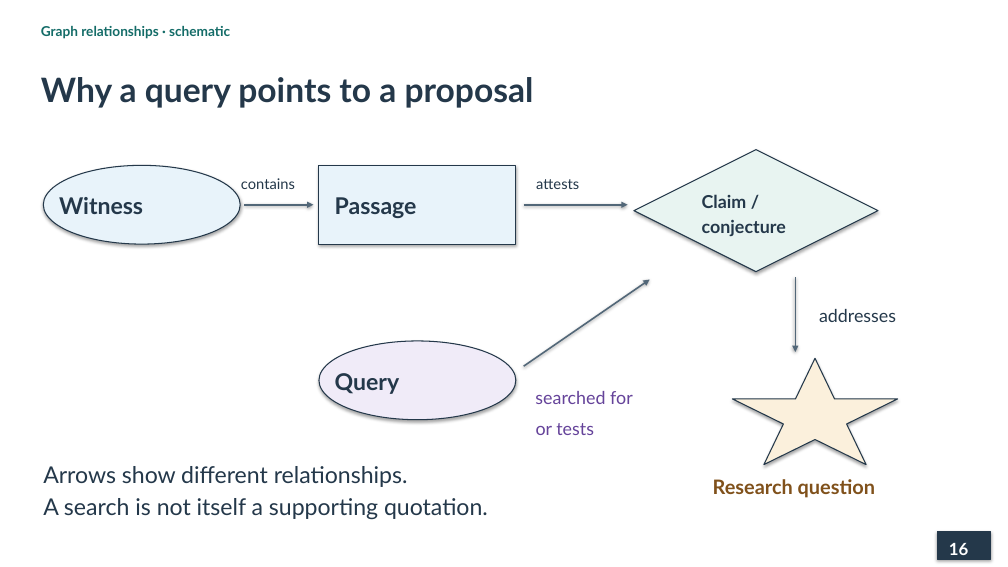
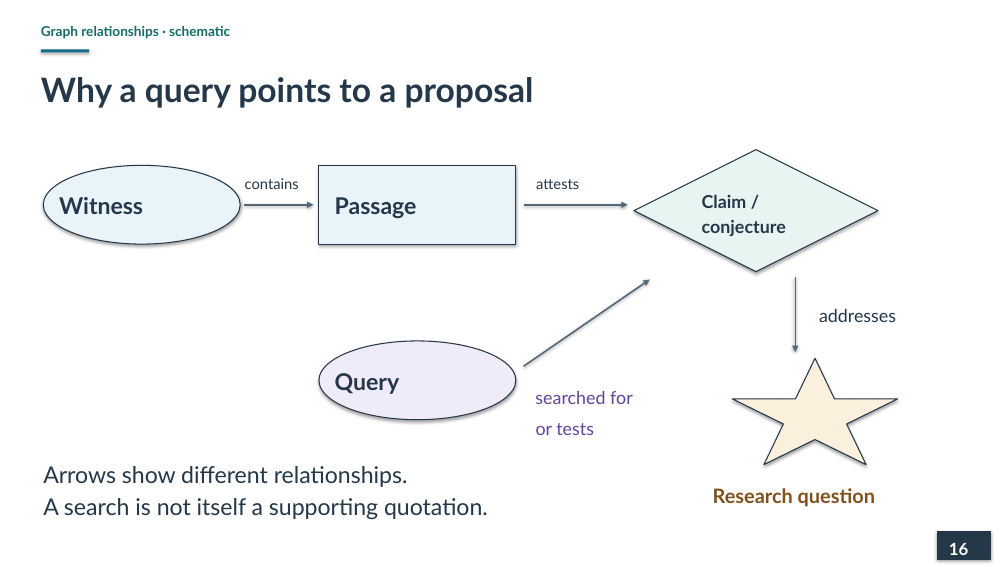
Before and after one commit to lopentu/cohort, a slide deck: slide 16 of docs/presentation/cohort-pnc-2026-main.pptx. Drawn at 1008x567 pixels with LibreOffice and Linux fonts; fonts in the diff are those of the drawing. Boxes give left, top, right and bottom in pixels: in the first picture for what was removed or moved away, otherwise in the second. Text is boxed around its words. In the diff, an @@ line names an element or a change of style, - is before the commit and + after.

```diff
--- a/docs/presentation/cohort-pnc-2026-main.pptx
+++ b/docs/presentation/cohort-pnc-2026-main.pptx
@@ rectangle added at bbox=[41, 49, 89, 52], fill #126B85 @@
@@ text "contains": place and size @@
-text "contains" at bbox=[241, 178, 295, 189]
+text "contains" at bbox=[245, 178, 299, 189]
@@ text "Research question": place and size @@
-text "Research question" at bbox=[713, 479, 875, 498]
+text "Research question" at bbox=[713, 488, 875, 507]
```
Also in this commit, not shown: 19 other slides changed, 1 other file.
